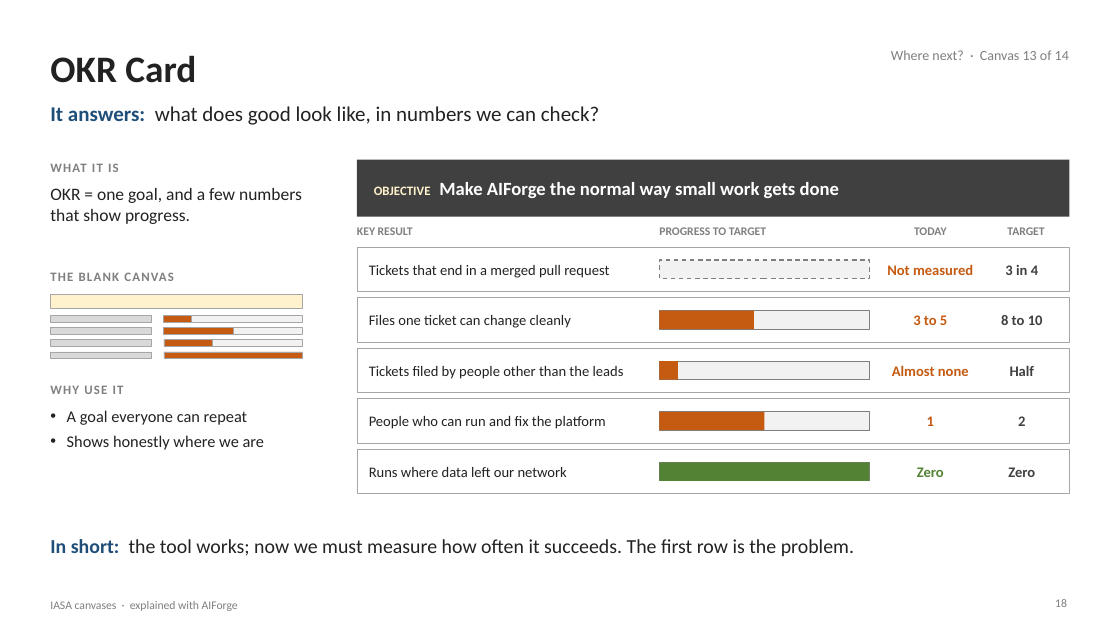
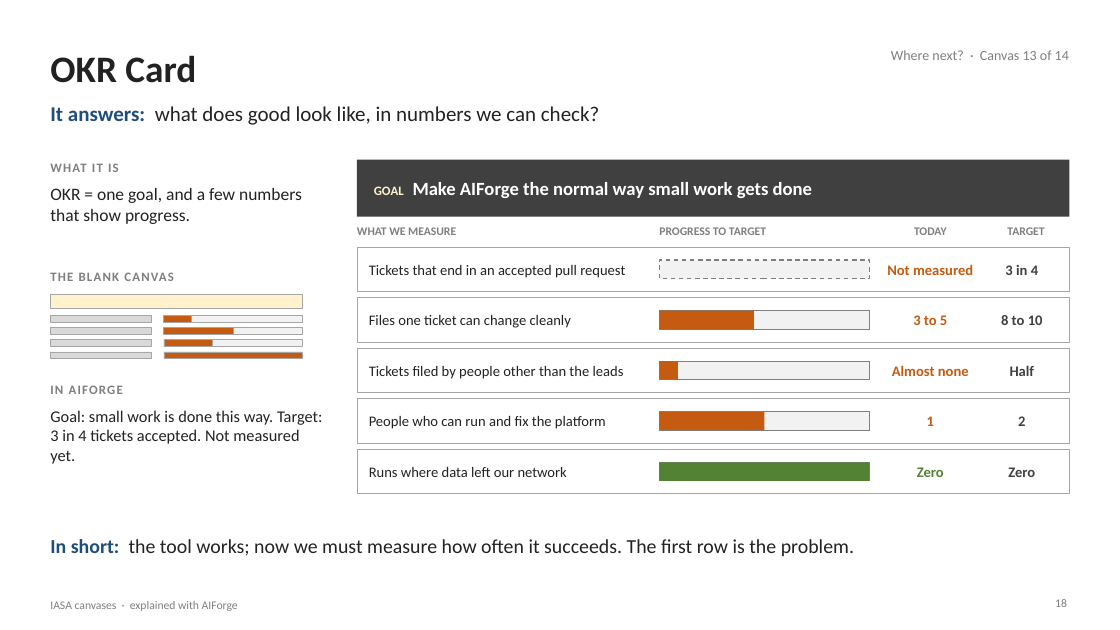
Before and after one commit to Manikanta-Reddy-Pasala/tools, a slide deck: slide 18 of course/iasa-aiforge/IASA-Canvases-with-AIForge.pptx. Drawn at 1120x630 pixels with LibreOffice and Linux fonts; fonts in the diff are those of the drawing. Boxes give left, top, right and bottom in pixels: in the first picture for what was removed or moved away, otherwise in the second. Text is boxed around its words. In the diff, an @@ line names an element or a change of style, - is before the commit and + after.

```diff
--- a/course/iasa-aiforge/IASA-Canvases-with-AIForge.pptx
+++ b/course/iasa-aiforge/IASA-Canvases-with-AIForge.pptx
@@ text at <box>374,182,812,198</box>: text changed @@
-OBJECTIVE Make AIForge the normal way small work gets done
+GOAL Make AIForge the normal way small work gets done
@@ text at <box>357,227,456,235</box>: text changed @@
-KEY RESULT
+WHAT WE MEASURE
@@ text at <box>369,265,625,278</box>: text changed @@
-Tickets that end in a merged pull request
+Tickets that end in an accepted pull request
@@ text at <box>50,385,123,394</box>: text changed @@
-WHY USE IT
+IN AIFORGE
@@ text at <box>50,410,323,464</box>: text changed @@
-• A goal everyone can repeat
-• Shows honestly where we are
+Goal: small work is done this way. Target: 3 in 4 tickets accepted. Not measured yet.
```
Also in this commit, not shown: 16 other slides changed, 2 other files.
